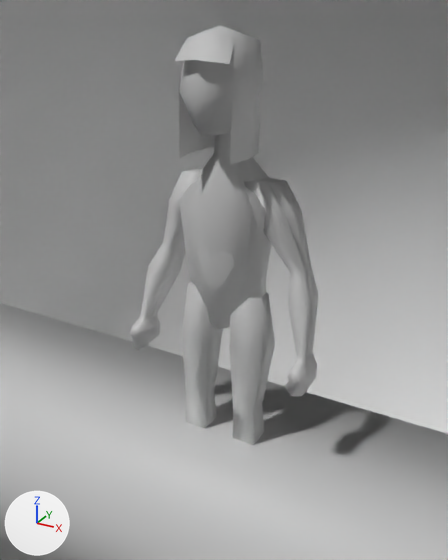
What one commit did to the FBX model Assets/Meshes/uydu.fbx.
Camera for both pictures: a camera (50 mm lens) standing at (0.985, -1.761, 1.958) and looking at (-0.013, 0.054, 1.051). Lighting does not change. The marker at lower left points along +X, +Y and +Z. The first picture is the older version. Everything nearer to the camera than a plane just in front of the edit is cut away. Where no turn or scale is listed for an object, it has been applied to the vertices.

In view in the first picture: 'Satellite', 'personf', 'personm'.
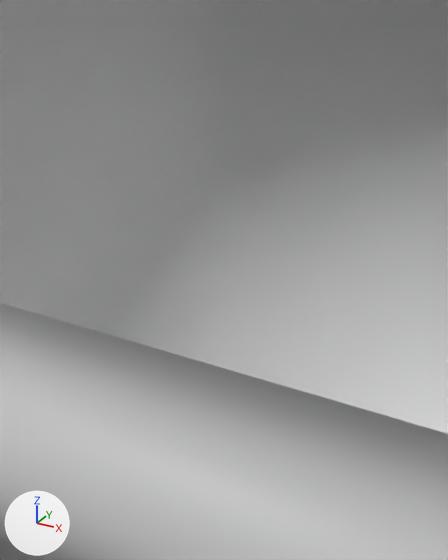
What differs and where, as boxes (x1, y1, x2, y2) in the pictures (448 x 560 px):
'personf', deleted
    before: (130, 25, 314, 445)
'personm', deleted
    before: (142, 27, 319, 445)

The edits, one by one:
Object 'personm' (ob_personm) is deleted.
Object 'personf' (ob_personf) is deleted.
